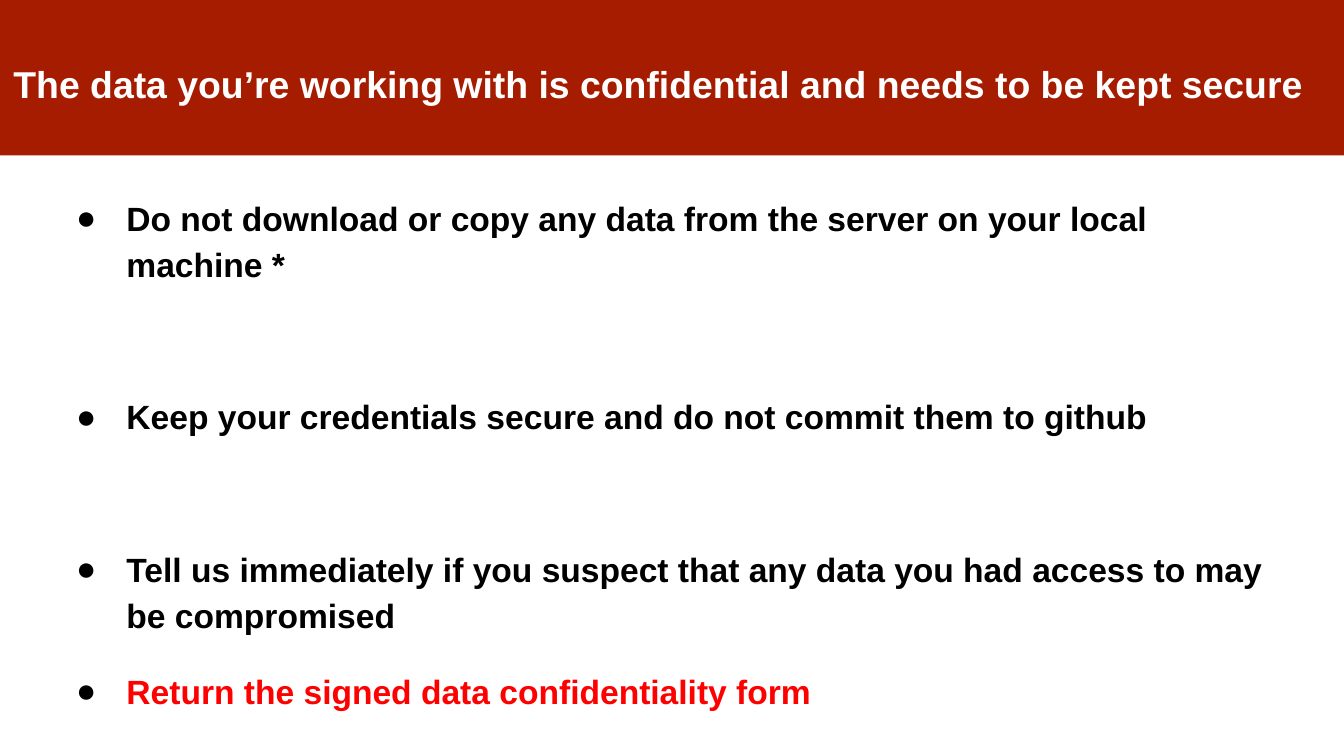
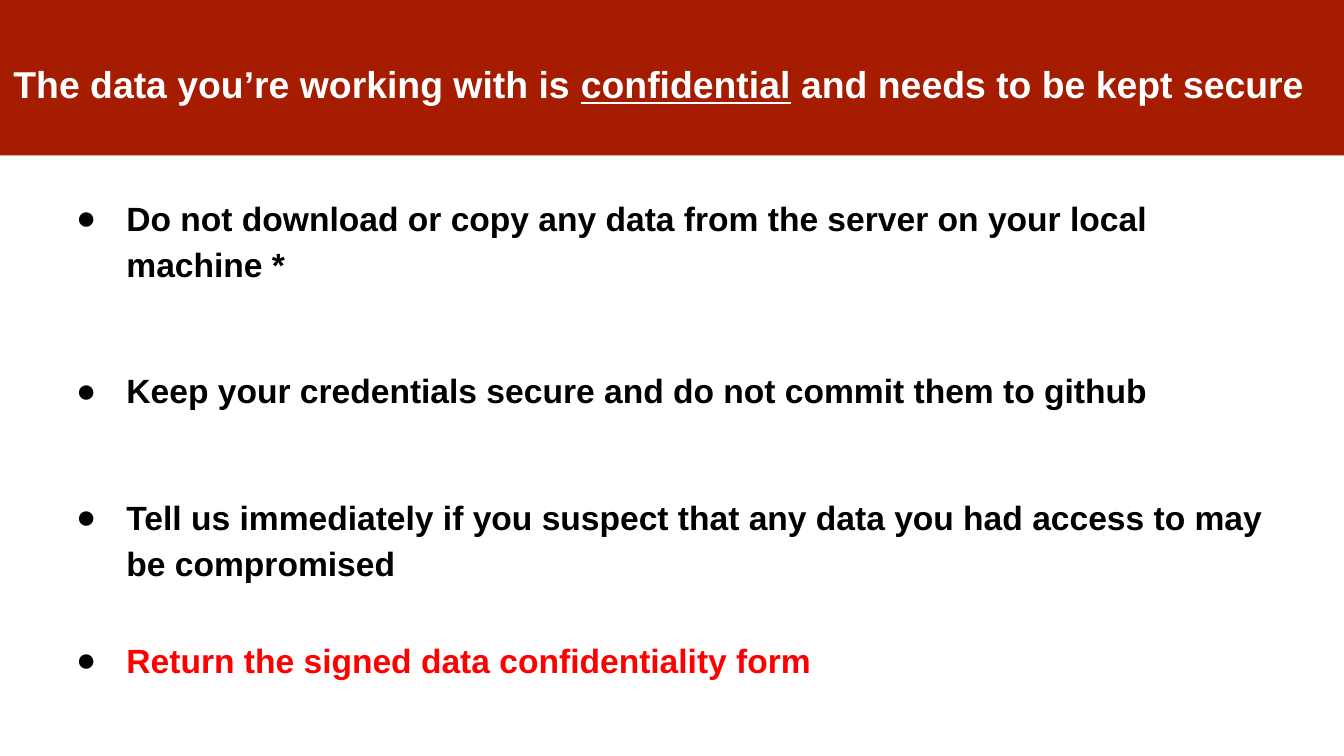
Before and after one commit to dssg/mlforpublicpolicylab, a slide deck: slide 15 of 01 - Intro and Scoping/ClassOverview.pptx (slide 14 before the commit). Drawn at 1344x756 pixels with LibreOffice and Linux fonts; fonts in the diff are those of the drawing. Boxes give left, top, right and bottom in pixels: in the first picture for what was removed or moved away, otherwise in the second. Text is boxed around its words. In the diff, an @@ line names an element or a change of style, - is before the commit and + after.

```diff
--- a/01 - Intro and Scoping/ClassOverview.pptx
+++ b/01 - Intro and Scoping/ClassOverview.pptx
@@ title "The data you’re working with ..." at bbox=[13, 71, 1303, 106]: underline on in "confidential" @@
@@ text "Do not download or copy ..." rewrapped from bbox=[126, 206, 1262, 710] to bbox=[126, 206, 1262, 679] @@
```
Also in this commit, not shown: 3 other slides changed, 1 slide added.
